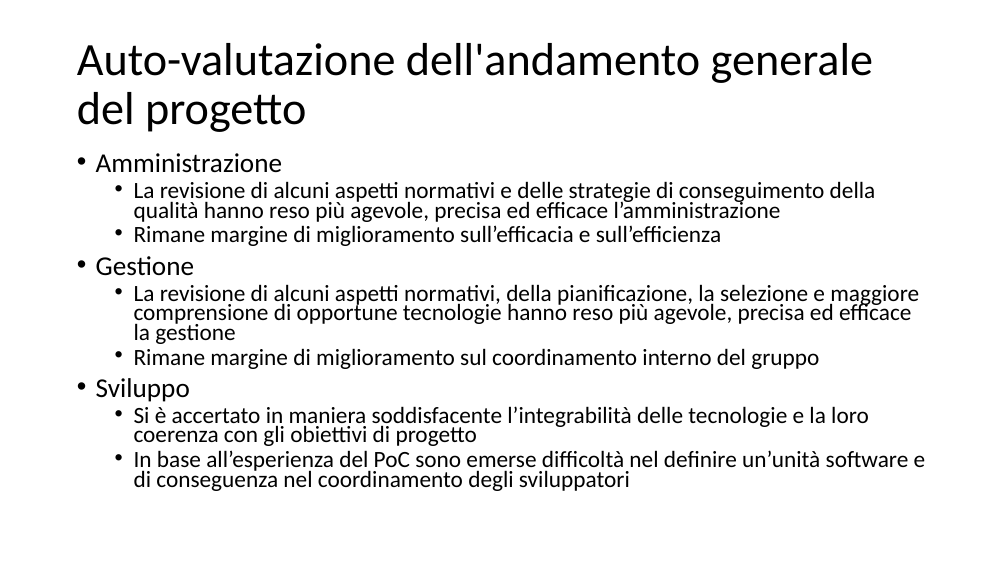
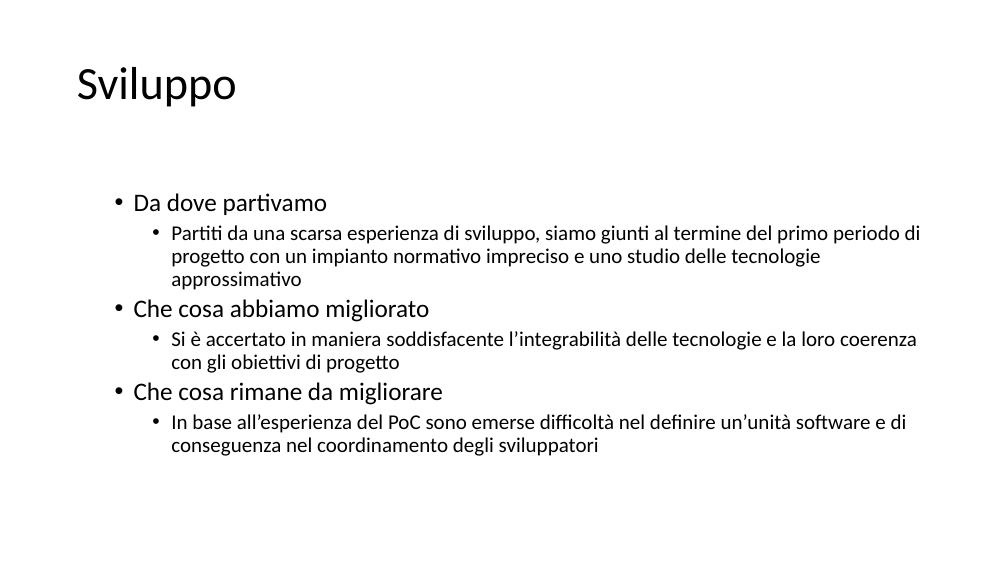
Before and after one commit to Italiaracerx/progettoSWE, a slide deck: slide 11 of Presentazioni/Presentazione RP 19-03-2018.pptx (slide 4 before the commit). Drawn at 1008x567 pixels with LibreOffice and Linux fonts; fonts in the diff are those of the drawing. Boxes give left, top, right and bottom in pixels: in the first picture for what was removed or moved away, otherwise in the second. Text is boxed around its words. In the diff, an @@ line names an element or a change of style, - is before the commit and + after.

```diff
--- a/Presentazioni/Presentazione RP 19-03-2018.pptx
+++ b/Presentazioni/Presentazione RP 19-03-2018.pptx
@@ title at <box>77,67,237,107</box>: text changed @@
-Auto-valutazione dell'andamento generale del progetto
+Sviluppo
@@ text at <box>134,193,921,322</box>: text changed; size 22.2 to 20 pt @@
-• Amministrazione
-  • La revisione di alcuni aspetti normativi e delle strategie di conseguimento della qualità hanno reso più agevole, precisa ed efficace l’amministrazione
-  • Rimane margine di miglioramento sull’efficacia e sull’efficienza
-• Gestione
-  • La revisione di alcuni aspetti normativi, della pianificazione, la selezione e maggiore comprensione di opportune tecnologie hanno reso più agevole, precisa ed efficace la gestione
-  • Rimane margine di miglioramento sul coordinamento interno del gruppo
-• Sviluppo
+  • Da dove partivamo
+    • Partiti da una scarsa esperienza di sviluppo, siamo giunti al termine del primo periodo di progetto con un impianto normativo impreciso e uno studio delle tecnologie approssimativo
+  • Che cosa abbiamo migliorato
@@ text at <box>171,331,917,456</box>: size 22.2 to 20 pt in "Si è accertato in maniera soddisfacente l’integrabilità ...", "In base all’esperienza del PoC sono emerse ..."; list level 2 to 3 in "Si è accertato in maniera ..."; line spacing 0.7 to 0.9; list level 2 to 3 in "In base all’esperienza del PoC ..." @@
@@ text at <box>134,382,443,405</box>: paragraph added @@
+  • Che cosa rimane da migliorare
```
Also in this commit, not shown: 4 other slides changed, 10 slides added.
